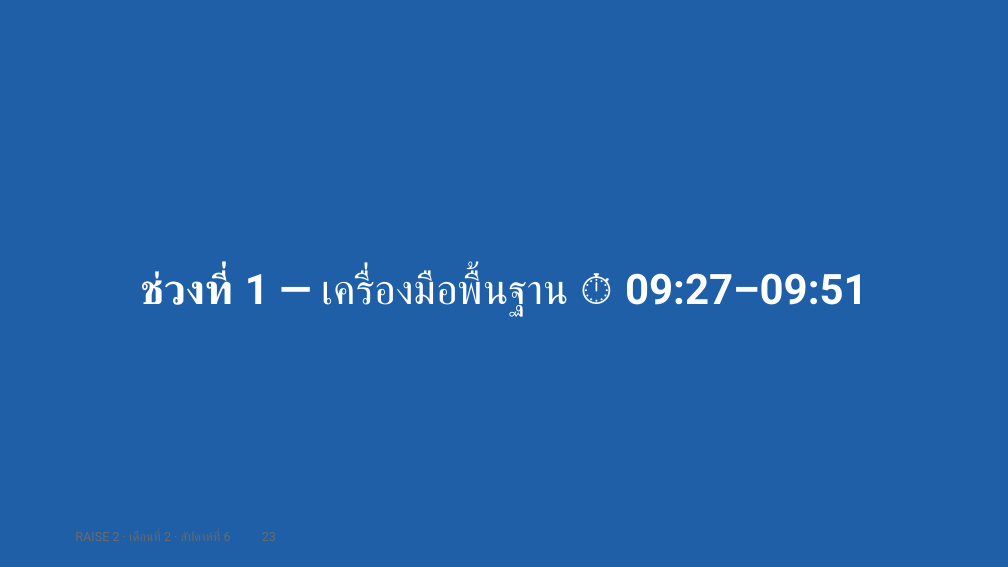
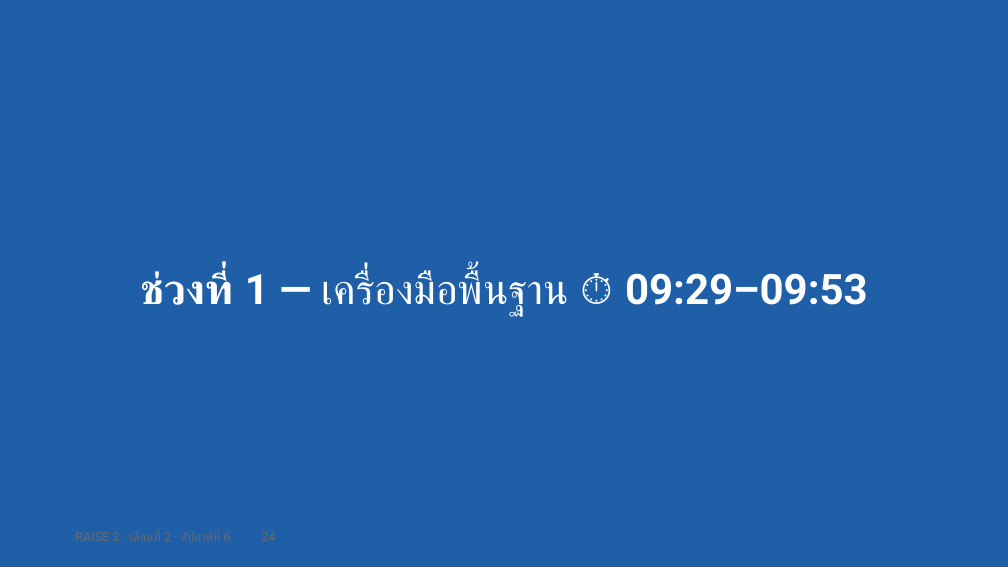
Before and after one commit to cnacha-mfu/raise2-module2, a slide deck: slide 24 of materials/week6/w6-slides.pptx (slide 23 before the commit). Drawn at 1008x567 pixels with LibreOffice and Linux fonts; fonts in the diff are those of the drawing. Boxes give left, top, right and bottom in pixels: in the first picture for what was removed or moved away, otherwise in the second. Text is boxed around its words. In the diff, an @@ line names an element or a change of style, - is before the commit and + after.

```diff
--- a/materials/week6/w6-slides.pptx
+++ b/materials/week6/w6-slides.pptx
@@ text at box(140, 271, 868, 315): text changed @@
-ช่วงที่ 1 — เครื่องมือพื้นฐาน ⏱ 09:27–09:51
+ช่วงที่ 1 — เครื่องมือพื้นฐาน ⏱ 09:29–09:53
```
Also in this commit, not shown: 77 other slides changed, 1 slide added, 4 other files.
